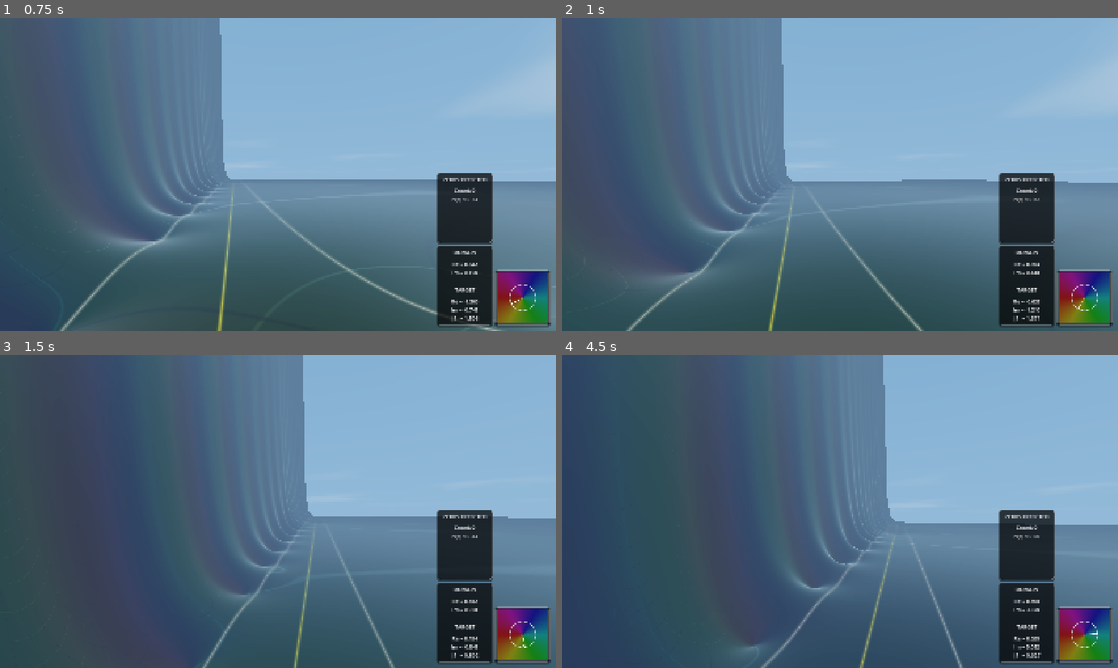
Above: before the commit, frames 1-4 (two rows, left to right).
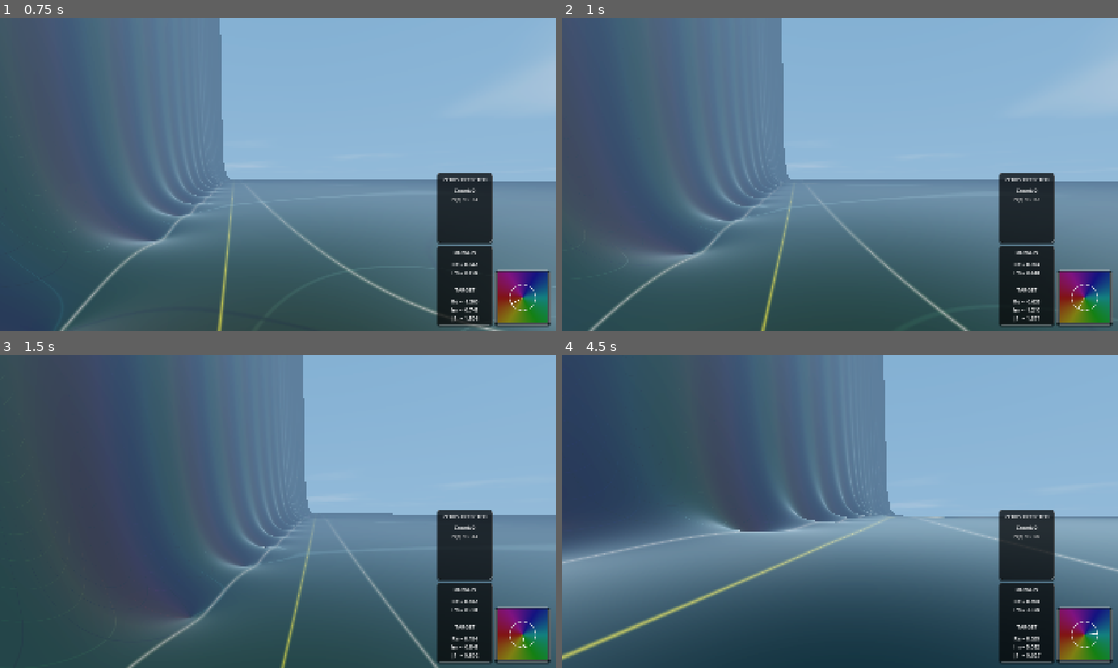
Above: after the commit, the same moments.

Repository: allanino/complex-functions-explorer
Game: Godot game, scene res://core/main.tscn
Two runs of this game, one before a commit and one after it. Both use one fixed random seed, a clock stepped at 60 frames per second and the inputs below.
Inputs (mouse positions are in pixels of both pictures, inside the frame that each line leads up to):
- Up to frame 1 (0.75 s): tap Enter at 0.5 s; move the mouse to (305, 174) at 0.52 s; hold W (move_forward) from 0.53 s (still down); hold Space from 0.53 s (still down); click (305, 174) at 0.67 s
- Up to frame 2 (1 s): keep holding W (move_forward); keep holding Space
- Up to frame 3 (1.5 s): keep holding W (move_forward); move the mouse to (250, 511) at 1.27 s; release Space at 1.28 s; tap G at 1.35 s
- Up to frame 4 (4.5 s): keep holding W (move_forward); tap Space at 1.52, 1.55, 1.82, 3.02, 3.05, 3.32 s; move the mouse to (851, 505) at 2.02 s; hold Space 2.03-2.78 s; tap N at 2.1 s; move the mouse to (834, 517) at 2.77 s; tap C at 2.85 s; click (834, 517) at 2.92 s; move the mouse to (878, 514) at 3.52 s; hold Space 3.53-4.28 s; tap Z at 3.6 s; move the mouse to (795, 508) at 4.27 s; tap R at 4.35 s

Frame 1 is identical in both runs. In frame 2, 3.3% of the frame differs, in the area x 4-100%, y 14-100%; in frame 3, 2.8%; in frame 4, 25%, in the area x 0-100%, y 8-100%.
Error in both runs: Invalid access to property or key 'speed_input' on a base object of type 'ColorRect (menu.gd)'. (res://ui/components/preset_controller.gd:151)

Commit message:
Add height acceleration and double-space descent
Added a new `is_double_space_held` boolean state to detect double taps that are held down. Modified the `KEY_SPACE` physics process block to use a vertical `height_velocity` variable that scales up with delta instead of using raw immediate values. This provides a smoother and more robust elevation mechanism for the camera while navigating the terrain.

Co-authored-by: allanino <5325241+allanino@users.noreply.github.com>

Diff:
--- a/player/player_controller.gd
+++ b/player/player_controller.gd
@@ -21,9 +21,11 @@
 var _im_label_target_pos: Vector3 = Vector3.ZERO
 
 var height_offset = 0.0
+var height_velocity = 0.0
 var last_space_time = 0.0
 var space_held_time = 0.0
 var is_resetting_height = false
+var is_double_space_held = false
 var last_t = 0.0
 var last_z: Vector2 = Vector2(0.0, 0.0)
 var last_valid_terrain_height: float = 0.0
@@ -174,7 +176,12 @@
 		var current_time = Time.get_ticks_msec() / 1000.0
 		if current_time - last_space_time < DOUBLE_PRESS_TIME:
 			is_resetting_height = true
+			is_double_space_held = true
+		else:
+			is_double_space_held = false
 		last_space_time = current_time
+	elif event is InputEventKey and not event.pressed and event.keycode == KEY_SPACE:
+		is_double_space_held = false
 
 	if event is InputEventKey and event.pressed and event.ctrl_pressed:
 		if event.keycode == KEY_G:
@@ -295,9 +302,13 @@
 		space_held_time += delta
 		if space_held_time > DOUBLE_PRESS_TIME:
 			is_resetting_height = false
-			height_offset += delta * current_speed
+			var vertical_dir = -1.0 if is_double_space_held else 1.0
+			height_velocity += vertical_dir * (current_speed * 1.5) * delta
+			height_velocity = clamp(height_velocity, -current_speed * 2.0, current_speed * 2.0)
+			height_offset += height_velocity * delta
 	else:
 		space_held_time = 0.0
+		height_velocity = 0.0
 
 	if is_resetting_height:
 		height_offset = move_toward(height_offset, 0.0, delta * current_speed)
